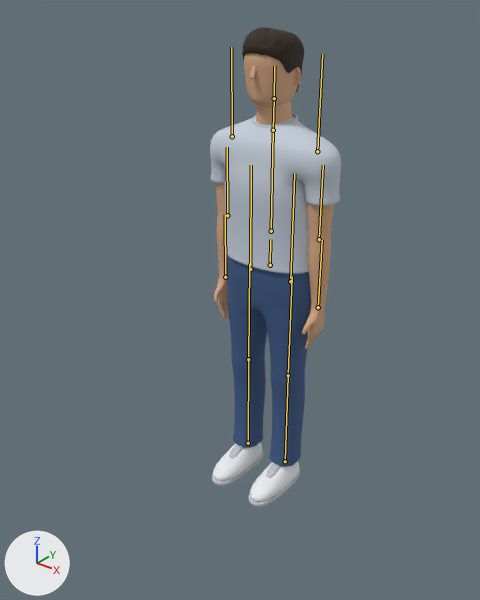
The glTF model public/assets/models/cafe-customer.glb, before and after one commit.
The view is the same before and after, from a 50 mm lens placed at (1.297, -1.797, 1.853), pointed at (0.016, -0.195, 0.86). Lighting does not change. The marker at lower left points along +X, +Y and +Z. The first picture is the older version. The bones that bend it are drawn over the model as lines.

In view in the first picture: 'MannequinBody'.
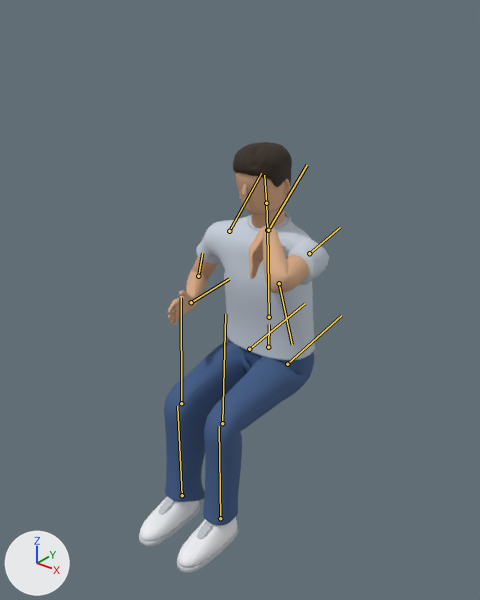
The newer file adds an action. The first version stands in its rest pose; the second is drawn at frame 54 of the action 'Eat'.

Boxes (x1, y1, x2, y2) around the edits, measured in the pictures (480 x 600 px):
'MannequinBody', posed (45% wider, 10% shorter): before (210, 27, 341, 507); after (139, 142, 329, 573)
bone 'Hips', root to tip: before (270, 265) to (270, 239); after (268, 347) to (269, 324)
bone 'Spine', root to tip: before (271, 231) to (273, 130); after (269, 317) to (267, 230)
bone 'Neck', root to tip: before (273, 130) to (274, 98); after (267, 230) to (266, 203)
bone 'Head', root to tip: before (274, 98) to (274, 66); after (266, 203) to (264, 175)
bone 'LeftArm', root to tip: before (232, 136) to (231, 47); after (229, 231) to (261, 173)
bone 'LeftForeArm', root to tip: before (227, 215) to (227, 147); after (198, 276) to (202, 253)
bone 'LeftHand', root to tip: before (225, 277) to (225, 214); after (191, 302) to (229, 279)
bone 'RightArm', root to tip: before (317, 151) to (322, 54); after (309, 253) to (340, 227)
bone 'RightForeArm', root to tip: before (319, 239) to (323, 165); after (279, 283) to (292, 344)
bone 'RightHand', root to tip: before (318, 307) to (322, 240); after (268, 230) to (307, 165)
bone 'LeftLeg', root to tip: before (250, 269) to (251, 165); after (249, 349) to (305, 303)
bone 'LeftLowerLeg', root to tip: before (248, 359) to (249, 263); after (181, 403) to (181, 297)
bone 'LeftFoot', root to tip: before (248, 443) to (248, 359); after (182, 495) to (177, 406)
bone 'RightLeg', root to tip: before (290, 281) to (294, 173); after (287, 364) to (341, 315)
bone 'RightLowerLeg', root to tip: before (288, 375) to (292, 276); after (222, 423) to (225, 314)
bone 'RightFoot', root to tip: before (285, 461) to (288, 375); after (220, 518) to (219, 426)

What the commit changed:
Bone 'Hips' (bone_hips) moves from (0.0, 0.0, 0.0) to (0.0, -0.34, 0.0).
Bone 'Spine' (bone_spine) turns from (0, 0, 0) to (3, 0, 0) degrees about its own x, y and z.
Bone 'Neck' (bone_neck) turns from (0, 0, 0) to (2, 0, 0) degrees about its own x, y and z.
Bone 'Head' (bone_head) turns from (0, 0, 0) to (3, 0, 0) degrees about its own x, y and z.
Bone 'LeftArm' (bone_leftarm) turns from (0, 0, 0) to (1, 0, -32) degrees about its own x, y and z.
Bone 'LeftForeArm' (bone_leftforearm) turns from (0, 0, 0) to (-95, 38, 30) degrees about its own x, y and z.
Bone 'LeftHand' (bone_lefthand) turns from (0, 0, 0) to (0, 1, -33) degrees about its own x, y and z.
Bone 'RightArm' (bone_rightarm) turns from (0, 0, 0) to (-89, 11, 20) degrees about its own x, y and z.
Bone 'RightForeArm' (bone_rightforearm) turns from (0, 0, 0) to (-118, -58, -31) degrees about its own x, y and z.
Bone 'RightHand' (bone_righthand) turns from (0, 0, 0) to (50, 41, -97) degrees about its own x, y and z.
Bone 'LeftLeg' (bone_leftleg) turns from (0, 0, 0) to (-83, 0, 0) degrees about its own x, y and z.
Bone 'LeftLowerLeg' (bone_leftlowerleg) turns from (0, 0, 0) to (80, 0, 0) degrees about its own x, y and z.
Bone 'LeftFoot' (bone_leftfoot) turns from (0, 0, 0) to (3, 0, 0) degrees about its own x, y and z.
Bone 'RightLeg' (bone_rightleg) turns from (0, 0, 0) to (-83, 0, 0) degrees about its own x, y and z.
Bone 'RightLowerLeg' (bone_rightlowerleg) turns from (0, 0, 0) to (80, 0, 0) degrees about its own x, y and z.
Bone 'RightFoot' (bone_rightfoot) turns from (0, 0, 0) to (3, 0, 0) degrees about its own x, y and z.
